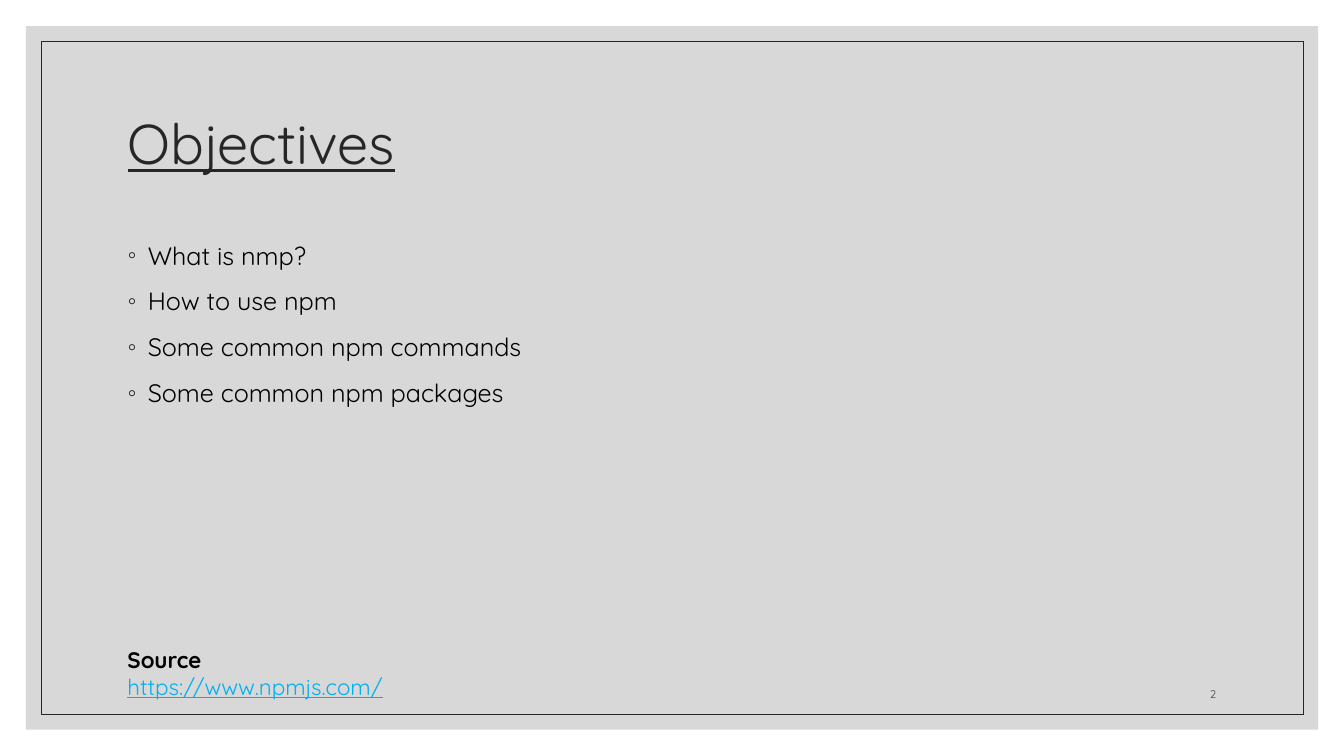
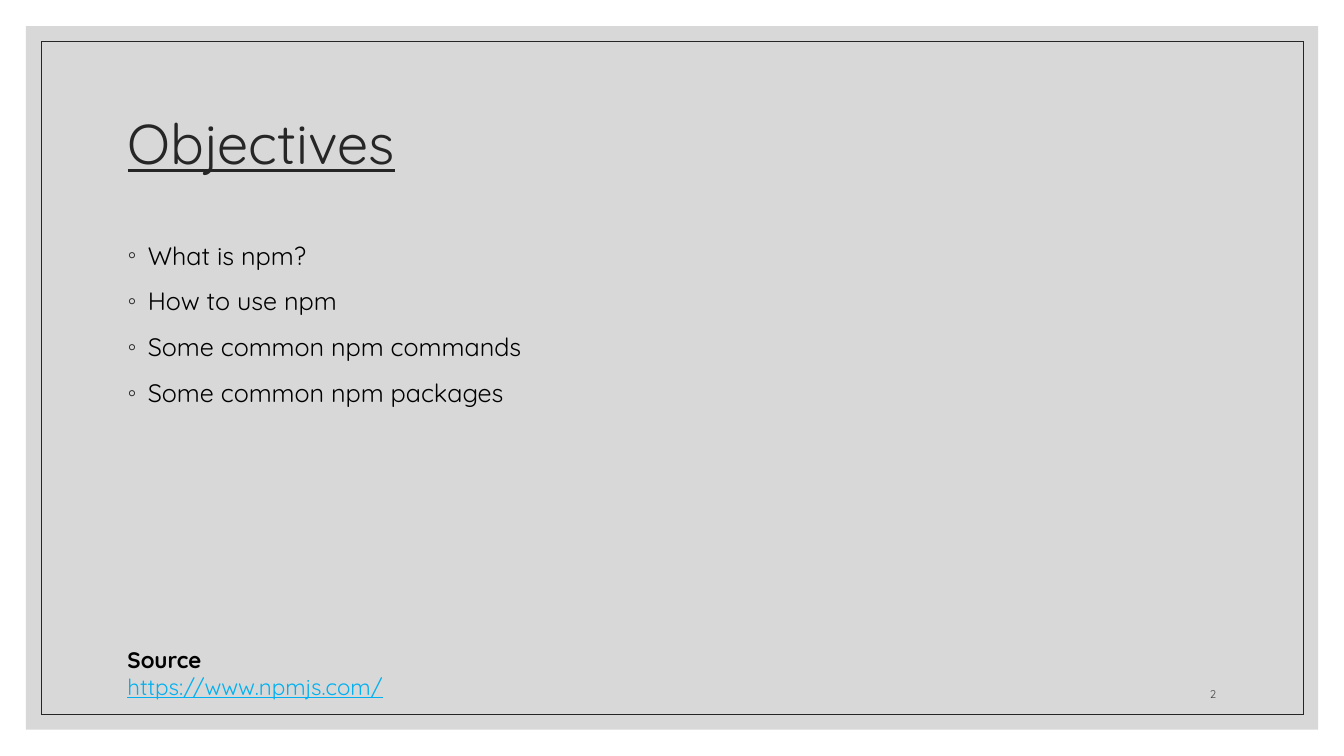
Before and after one commit to zackstotts/base-node-curriculum, a slide deck: slide 2 of unit_01/slides/Unit01-PartII.pptx. Drawn at 1344x756 pixels with LibreOffice and Linux fonts; fonts in the diff are those of the drawing. Boxes give left, top, right and bottom in pixels: in the first picture for what was removed or moved away, otherwise in the second. Text is boxed around its words. In the diff, an @@ line names an element or a change of style, - is before the commit and + after.

Commit message:
typo :(

```diff
--- a/unit_01/slides/Unit01-PartII.pptx
+++ b/unit_01/slides/Unit01-PartII.pptx
@@ text at <box>148,246,306,270</box>: text changed @@
-◦ What is nmp?
+◦ What is npm?
```
